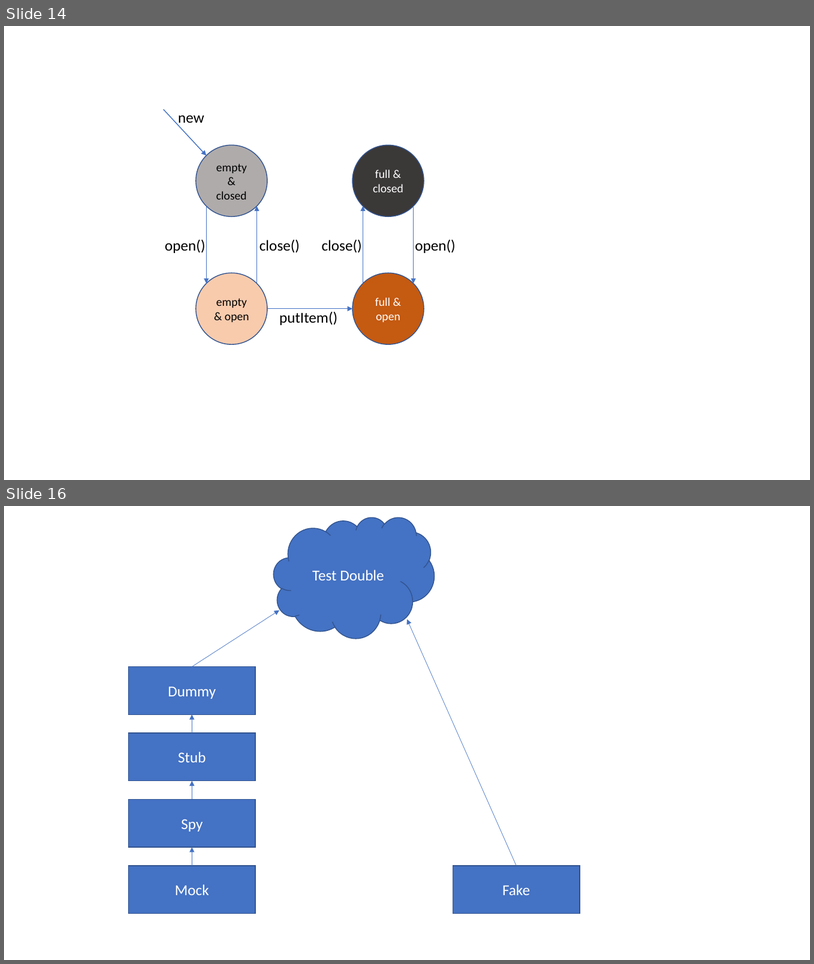
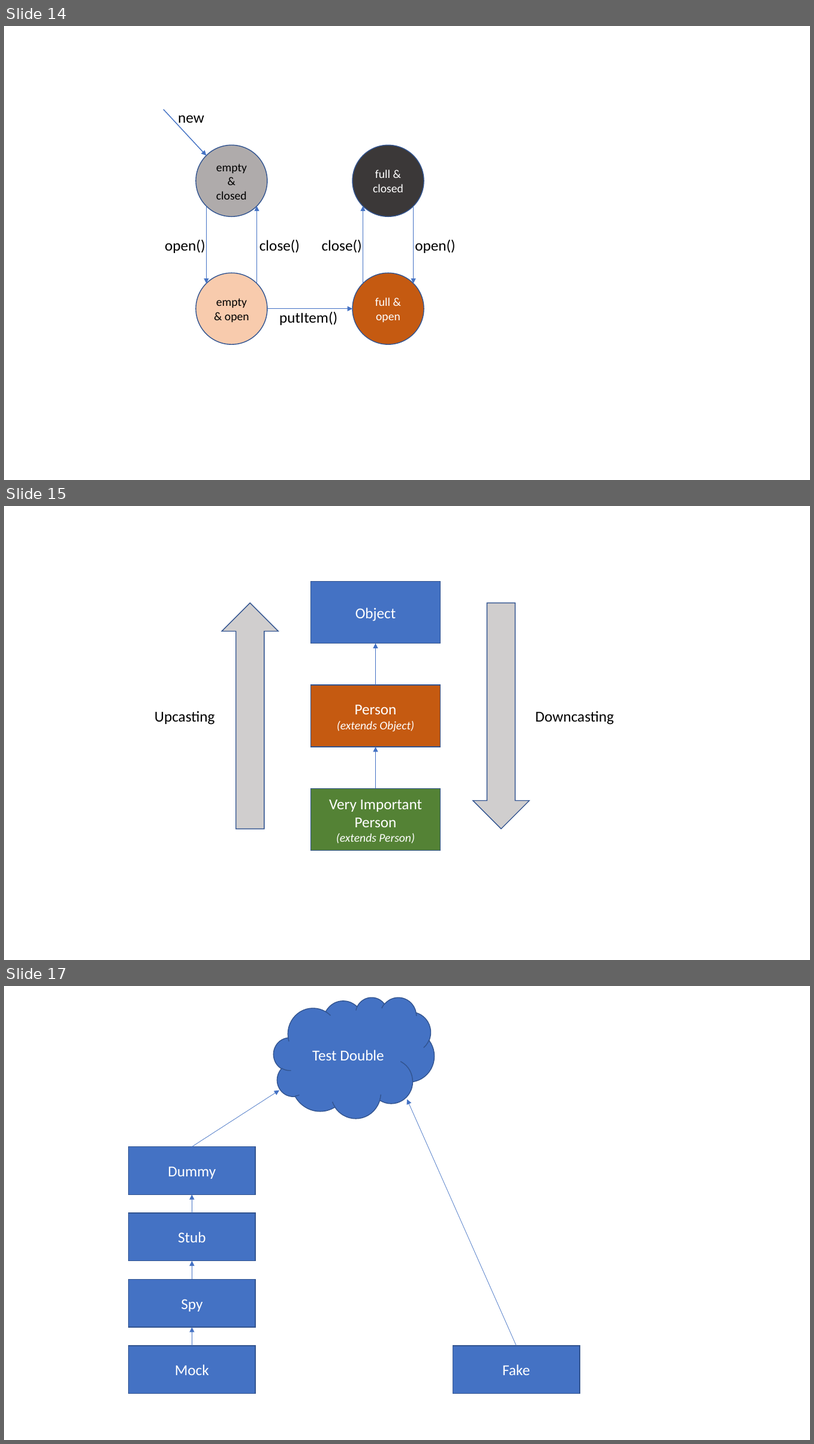
Before and after one commit to albertattard/java-boot-camp, a slide deck: assets/images/Images.pptx. Shown one above the other, each under a label of ours: slides 14 and 16 before the commit, slides 14, 15 and 17 after it; the slides between them are not shown. The pictures are 814x964 and 814x1444 pixels, drawn with LibreOffice and Linux fonts; fonts in the diff are those of the drawing. Boxes give left, top, right and bottom in pixels: in the first picture for what was removed or moved away, otherwise in the second. Text is boxed around its words. In the diff, an @@ line names an element or a change of style, - is before the commit and + after.

```diff
--- a/assets/images/Images.pptx
+++ b/assets/images/Images.pptx
@@ slide 15 added at box(4, 506, 810, 960), background #FFFFFF @@
@@ rectangle added at box(311, 582, 441, 643), fill #4472C4, outline #325491 1 pt, 18 pt, text #FFFFFF @@
+Object
@@ down arrow added at box(222, 603, 278, 828), fill #D0CECE, outline #325491 1 pt @@
@@ down arrow added at box(473, 603, 530, 828), fill #D0CECE, outline #325491 1 pt @@
@@ arrow added from (376, 685) to (376, 643), #4472C4 1 pt @@
@@ rectangle added at box(311, 685, 441, 747), fill #C55A11, outline #325491 1 pt, 14 pt, text #FFFFFF, italic @@
+Person
+(extends Object)
@@ text added at box(155, 711, 215, 724), 18 pt, text #000000 @@
+Upcasting
@@ text added at box(536, 711, 614, 724), 18 pt, text #000000 @@
+Downcasting
@@ arrow added from (376, 789) to (376, 747), #4472C4 1 pt @@
@@ rectangle added at box(311, 789, 441, 850), fill #548235, outline #325491 1 pt, 18 pt, text #FFFFFF @@
+Very Important Person
+(extends Person)
@@ what was slide 16 is now slide 17 @@
```
Also in this commit, not shown: 4 other files.
